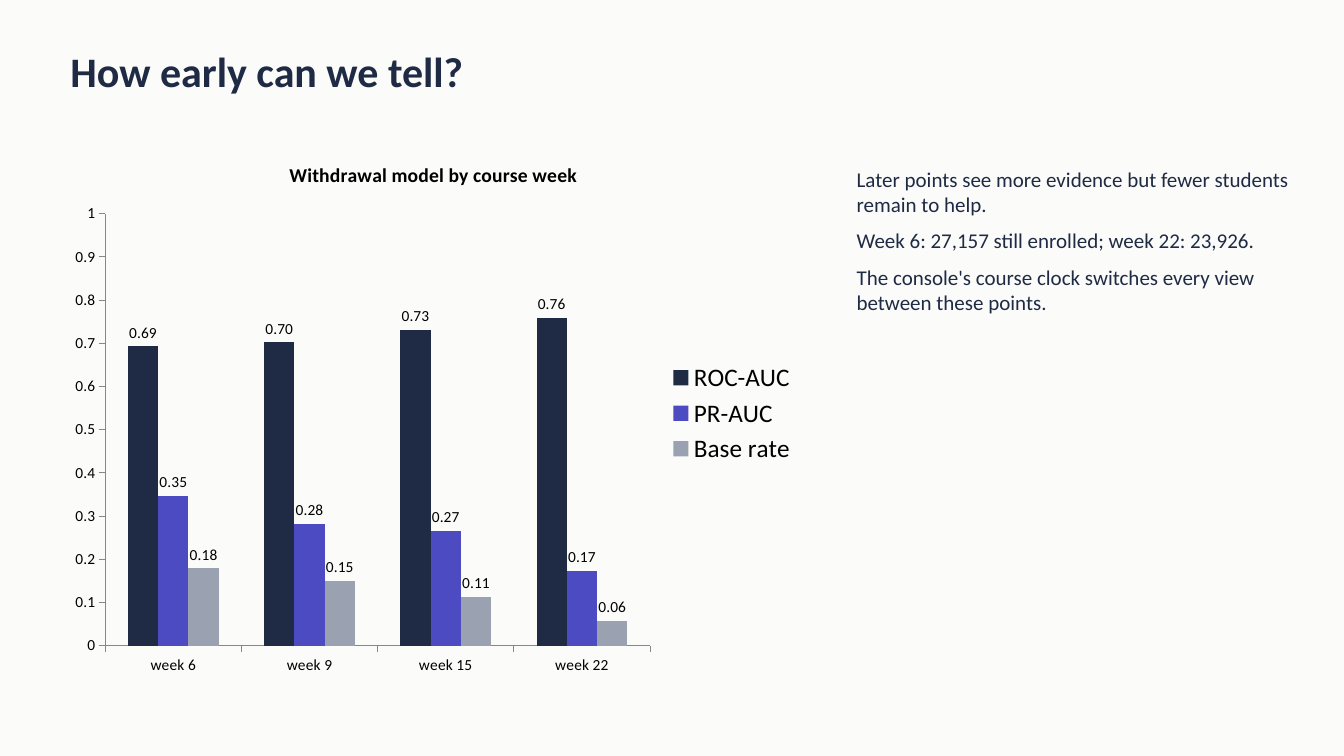
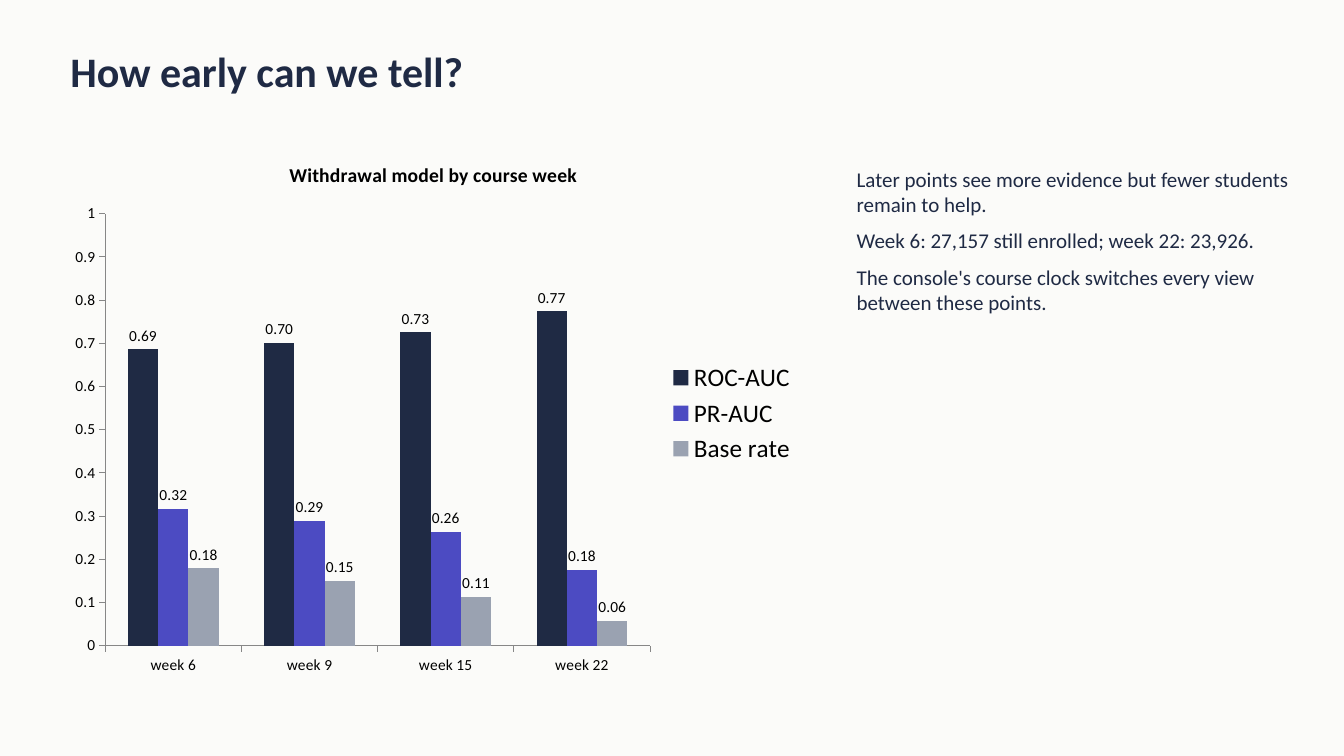
Before and after one commit to stealthynugget/student_success_assistant, a slide deck: slide 6 of docs/Student_Success_Assistant_10min.pptx. Drawn at 1344x756 pixels with LibreOffice and Linux fonts; fonts in the diff are those of the drawing. Boxes give left, top, right and bottom in pixels: in the first picture for what was removed or moved away, otherwise in the second. Text is boxed around its words. In the diff, an @@ line names an element or a change of style, - is before the commit and + after.

```diff
--- a/docs/Student_Success_Assistant_10min.pptx
+++ b/docs/Student_Success_Assistant_10min.pptx
@@ column chart at (60, 141, 807, 686) @@
@@ ROC-AUC, week 22: 0.76 to 0.77 @@
-PR-AUC: 0.35, 0.28, 0.27, 0.17
+PR-AUC: 0.32, 0.29, 0.26, 0.18
```
Also in this commit, not shown: 5 other slides changed, 5 other files.
